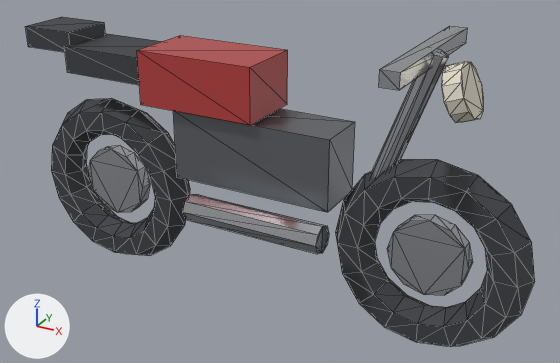
A saved change to the glTF model assets/decor/motorcycle.glb.
One viewpoint serves both versions: a 50 mm camera at (1.982, -2.237, 1.268) aimed at (0.739, 0.023, 0.138). Arrows for +X, +Y and +Z are at lower left; the lights stay in place. The first picture is the older version. Mesh edges are drawn as thin lines. Vertices at exactly the same position are counted once.

The first picture shows 'motorcycle'.
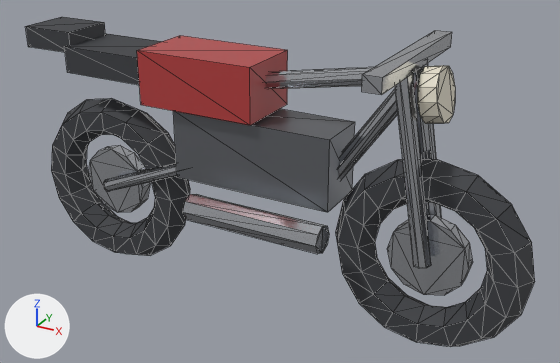
What the commit changed:
me_halka_044 is used by ob_motorcycle; location (0.0, 0.0, 0.0).
me_halka_044 had 422 vertices, 764 faces and spanned x -0.35..1.67, y -0.31..0.31, z -0.35..0.7.
me_halka_044 now has 502 vertices, 904 faces and spans x -0.35..1.67, y -0.31..0.31, z -0.35..0.68.
me_halka_044 part 1: the loose piece of 16 vertices spanning x 1.03..1.33, y -0.04..0.04, z 0.05..0.7 is copied, and the copy is turned -131.7 degrees about the y axis through its middle and scaled by 0.717, then moved by (-0.96, -0.07, -0.29); it spans x -0.01..0.45, y -0.09..-0.05, z -0.02..0.2.
me_halka_044 part 2: the loose piece of 16 vertices spanning x 1.03..1.33, y -0.04..0.04, z 0.05..0.7 is copied, and the copy is turned -29.8 degrees about the y axis through its middle and scaled by 0.975, then moved by (0.09, 0.07, -0.06); it spans x 1.18..1.35, y 0.04..0.1, z -0.01..0.64.
me_halka_044 part 3: the loose piece of 16 vertices spanning x 1.03..1.33, y -0.04..0.04, z 0.05..0.7 is copied, and the copy is scaled about its middle by (-1.05, 0.857, -0.549), then moved by (-0.1, 0.0, 0.01); it spans x 0.94..1.22, y -0.03..0.03, z 0.2..0.57.
me_halka_044 part 4: the loose piece of 8 vertices spanning x 1.23..1.29, y -0.31..0.31, z 0.65..0.7 is moved by (-0.05, 0.0, -0.02).
me_halka_044 part 5: the loose piece of 24 vertices spanning x 1.32..1.44, y -0.09..0.09, z 0.48..0.67 is copied, and the copy is turned 10 degrees about the y axis through its middle, then moved by (-0.08, 0.0, -0.02); it spans x 1.25..1.35, y -0.09..0.09, z 0.46..0.65.
Part 6, on me_halka_044:
17 vertices are removed from x 1.34..1.44, y -0.09..0.09, z 0.48..0.67.
42 faces are deleted.
3 vertices in x 1.07..1.09, y -0.02..0.03, z 0.06 move by (0.25, -0.07, -0.06).
20 vertices move from x 1.03..1.38, y -0.09..0.05, z 0.05..0.7 to x 1.18..1.35, y -0.1..0.03, z -0.01..0.64.
2 vertices are added at (1.21, 0.02, 0.58), (0.7, 0.02, 0.49).
7 new vertices lie (-0.51, 0.0, -0.09) away from vertices in x 1.32..1.38, y -0.09..0.05, z 0.49..0.65.
26 new faces join them, mat_krom_001 (light grey #ced1d7).
Other edits to the shape of me_halka_044 do not show in these pictures.

What differs and where, as boxes (x1, y1, x2, y2) in the pictures (560 x 363 px; the box of a moved part takes in the faces that stretch with it):
part 1 of me_halka_044, added: after (103, 163, 177, 191)
part 2 of me_halka_044, added: after (413, 62, 442, 218)
part 3 of me_halka_044, added: after (338, 89, 398, 180)
part 4 of me_halka_044, moved or reshaped: before (379, 26, 467, 91); after (362, 30, 452, 95)
part 5 of me_halka_044, added (pale yellow): after (418, 65, 455, 124)
part 6 of me_halka_044, reshaped: before (371, 50, 483, 177); after (265, 67, 431, 269)
